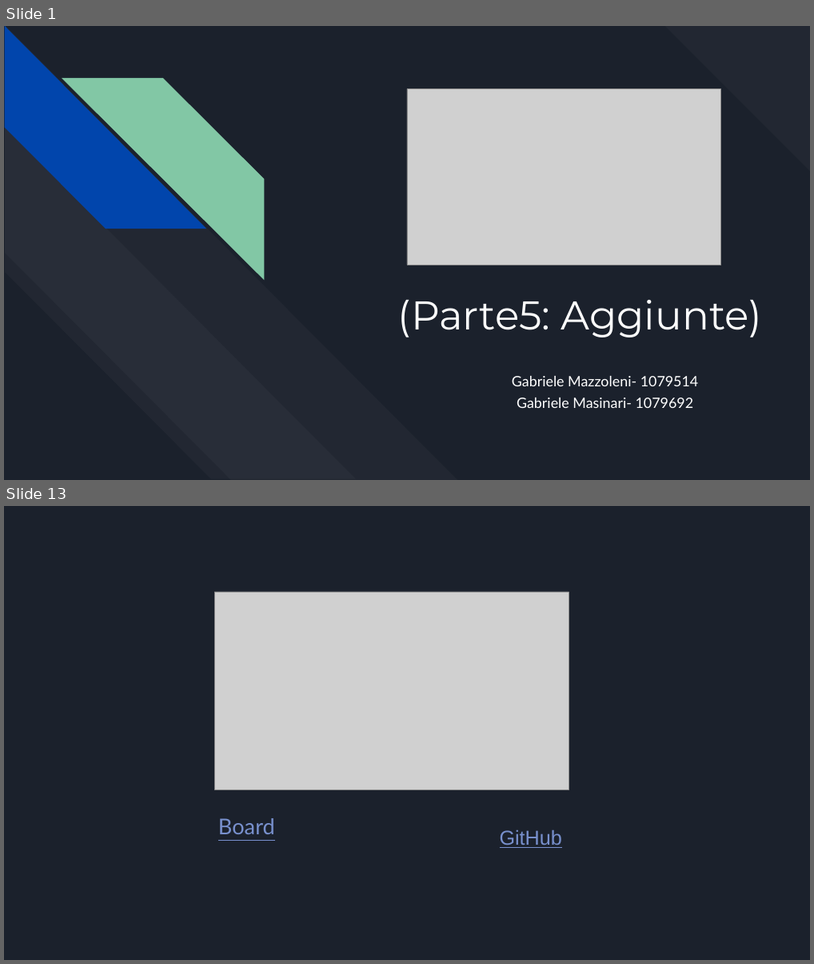
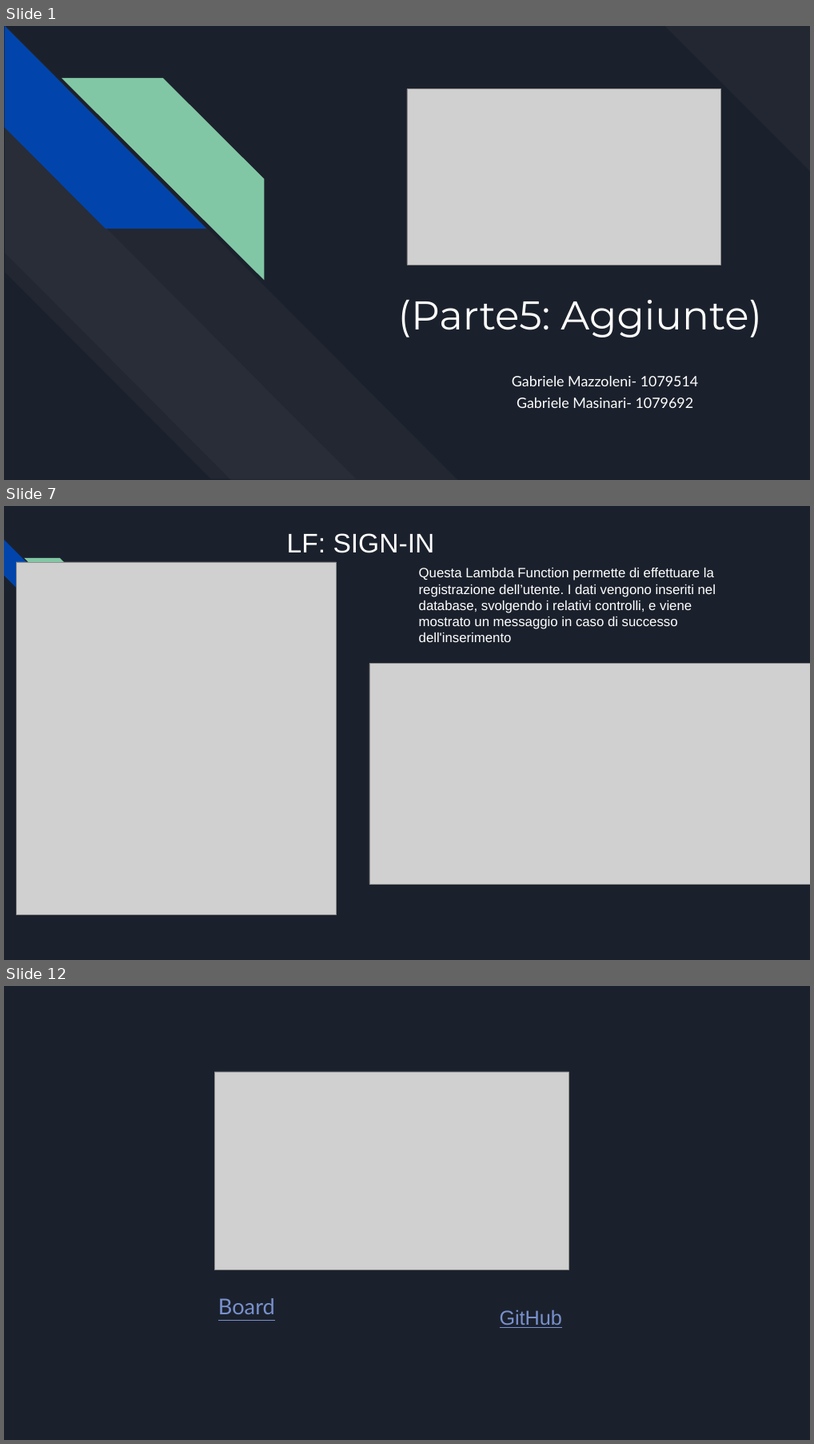
Before and after one commit to Gabriele-Mazzoleni/Progetti_Tec_Cloud_Mobile_2024, a slide deck: Parte 5/Presentazione TedxTok(parte 5).pptx. Shown one above the other, each under a label of ours: slides 1 and 13 before the commit, slides 1, 7 and 12 after it; the slides between them are not shown. The pictures are 814x964 and 814x1444 pixels, drawn with LibreOffice and Linux fonts; fonts in the diff are those of the drawing; grey boxes stand for pictures. Boxes give left, top, right and bottom in pixels: in the first picture for what was removed or moved away, otherwise in the second. Text is boxed around its words. In the diff, an @@ line names an element or a change of style, - is before the commit and + after.

```diff
--- a/Parte 5/Presentazione TedxTok(parte 5).pptx
+++ b/Parte 5/Presentazione TedxTok(parte 5).pptx
@@ slide 7 added at box(4, 506, 810, 960), background #1B212C @@
@@ diag stripe added at box(4, 540, 75, 612), fill #0145AC @@
@@ text added at box(287, 533, 435, 553), 32 pt, text #FFFFFF @@
+LF: SIGN-IN
@@ picture added at box(16, 562, 336, 914) @@
@@ diag stripe added at box(24, 558, 95, 629), fill #82C7A5 @@
@@ text added at box(419, 568, 716, 642), 16 pt, text #FFFFFF @@
+Questa Lambda Function permette di effettuare la registrazione dell’utente. I dati vengono inseriti nel database, svolgendo i relativi controlli, e viene mostrato un messaggio in caso di successo dell'inserimento
@@ picture added at box(370, 664, 810, 884) @@
@@ what was slide 13 is now slide 12 @@
```
Also in this commit, not shown: 3 slides changed, 6 other slides added, 8 slides removed.
